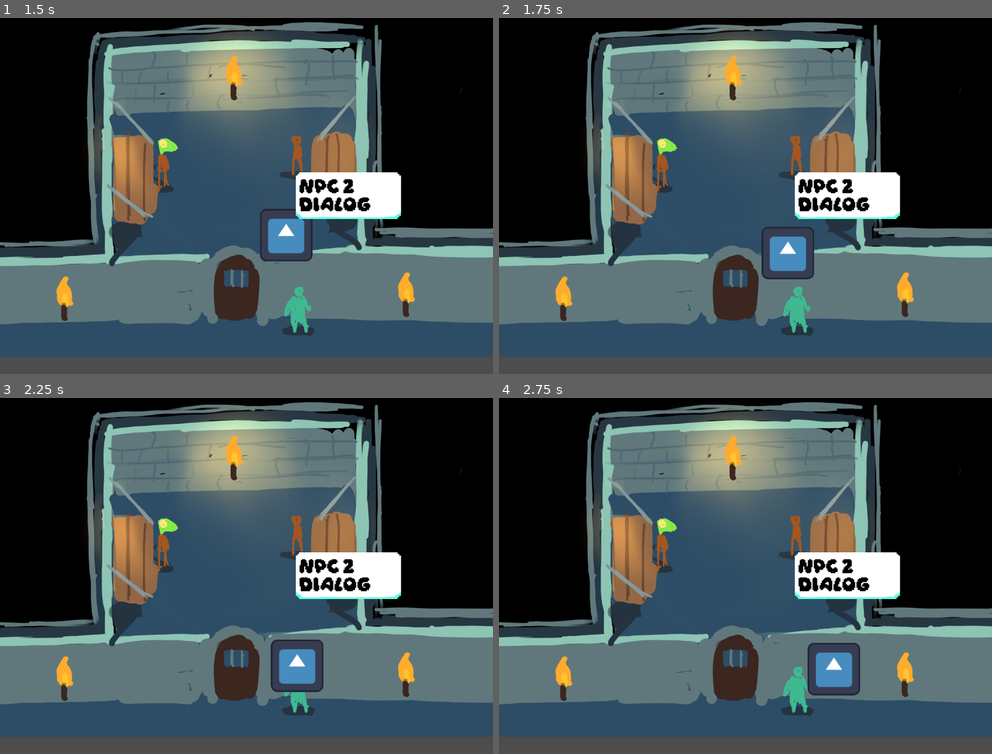
Above: before the commit, frames 1-4 (two rows, left to right).
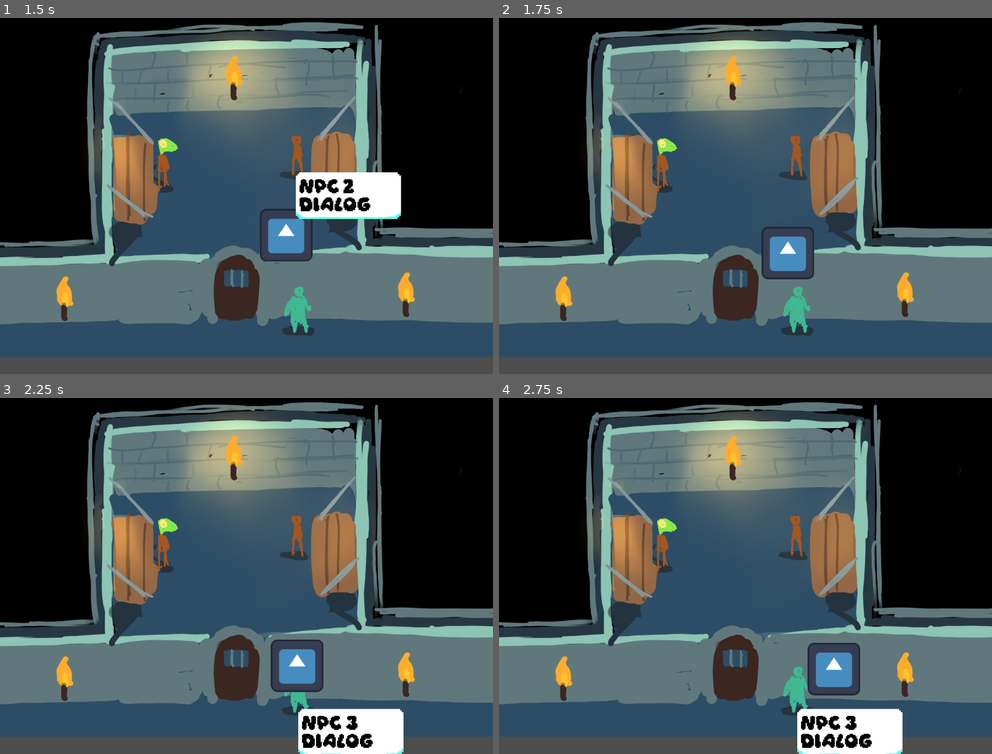
Above: after the commit, the same moments.

Repository: tombuben/gamerpie_gamejam_2025
Game: Godot game, scene res://levels/level_1.tscn
Two runs of this game, one before a commit and one after it. Both use one fixed random seed, a clock stepped at 60 frames per second and the inputs below. The engine's default icon, where the game draws it, is replaced by a stand-in: a white triangle on a blue panel in a dark square.
Inputs:
- Up to frame 1 (1.5 s): tap Enter at 0.5 s; hold D (right) 0.53-1.28 s; hold S (down) from 1.28 s (still down)
- Up to frame 2 (1.75 s): keep holding S (down)
- Up to frame 3 (2.25 s): release S (down) at 2.03 s; hold D (right) from 2.03 s (still down)
- Up to frame 4 (2.75 s): keep holding D (right)

Frame 1 is identical in both runs. In frame 2, 2.8% of the frame differs, in the area x 60-82%, y 43-57%; in frame 3, 5.5%, in the area x 60-82%, y 43-100%; in frame 4, 5.5%.

Commit message:
End npc dialog when trigger zone is exited

Diff:
--- a/npc_character.gd
+++ b/npc_character.gd
@@ -10,3 +10,4 @@
 
 func _on_area_2d_body_exited(body: Node2D) -> void:
 	print("npc exited")
+	DialogManager._end_dialog()
--- a/singletons/DialogManager.gd
+++ b/singletons/DialogManager.gd
@@ -35,6 +35,11 @@
 func _on_text_box_finished_displaying():
 	can_advance_line = true
 
+func _end_dialog():
+	text_box.queue_free()
+	is_dialog_active = false
+	current_line_index = 0
+	return
 
 func _unhandled_input(event):
 	if (
